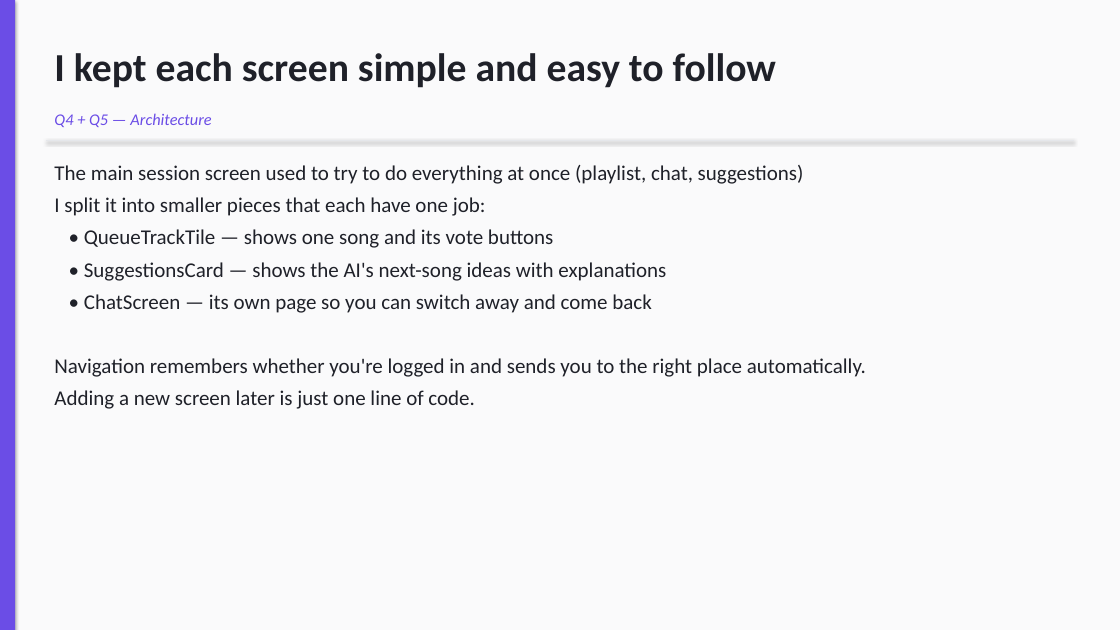
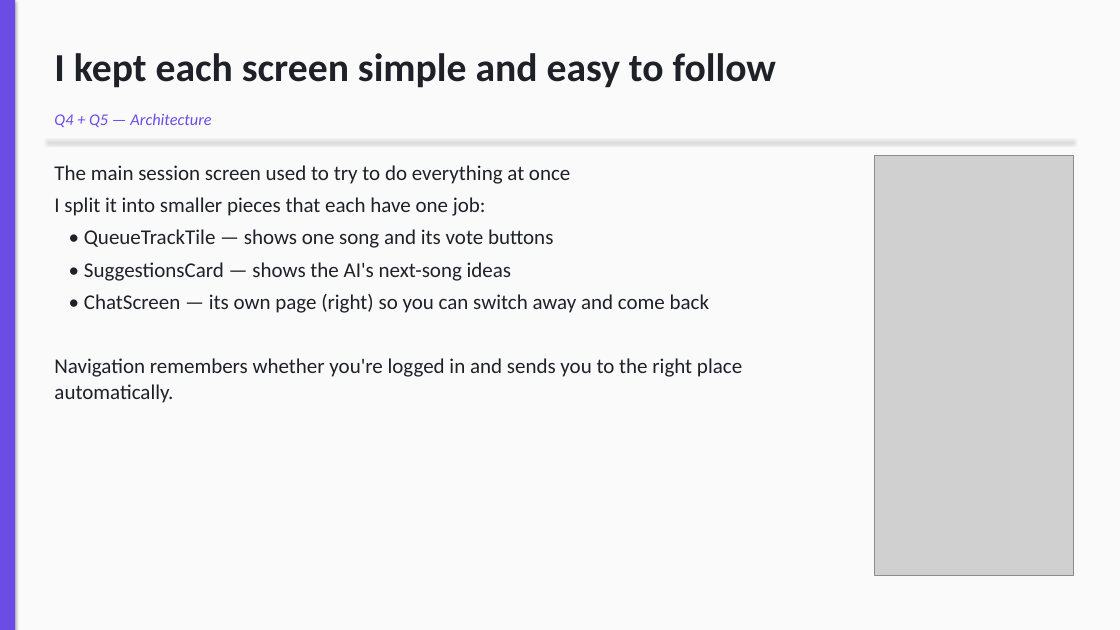
Before and after one commit to Tmaku18/vibzcheck-project2, a slide deck: slide 5 of submission/Vibzcheck_Presentation.pptx. Drawn at 1120x630 pixels with LibreOffice and Linux fonts; fonts in the diff are those of the drawing; grey boxes stand for pictures. Boxes give left, top, right and bottom in pixels: in the first picture for what was removed or moved away, otherwise in the second. Text is boxed around its words. In the diff, an @@ line names an element or a change of style, - is before the commit and + after.

Commit message:
slides: embed 4 new screenshots (chat, create+join, device B sync proof)
Slide 2 now shows the live demo as Device A (E85 has 1 upvote) next to
Device B (E85 has 2 after the joiner upvotes) -- proves the realtime
sync visually instead of describing it. Slide 5 gets the chat screen,
slide 7 gets the literal create + join screens, slide 8 gets the home
session list image to anchor the 'under 200 ms' claim.

Renderer now reads each PNG's true aspect (so the wider Device B
capture, which includes the emulator window chrome, no longer
distorts).

```diff
--- a/submission/Vibzcheck_Presentation.pptx
+++ b/submission/Vibzcheck_Presentation.pptx
@@ text at bbox=[54, 165, 570, 184]: text changed @@
-The main session screen used to try to do everything at once (playlist, chat, suggestions)
+The main session screen used to try to do everything at once
@@ picture added at bbox=[875, 155, 1074, 576] @@
@@ text at bbox=[84, 262, 709, 313]: text changed @@
-• SuggestionsCard — shows the AI's next-song ideas with explanations
-• ChatScreen — its own page so you can switch away and come back
+• SuggestionsCard — shows the AI's next-song ideas
+• ChatScreen — its own page (right) so you can switch away and come back
@@ text at bbox=[54, 390, 475, 409]: paragraph removed @@
-Adding a new screen later is just one line of code.
```
Also in this commit, not shown: 3 other slides changed, 5 other files.
